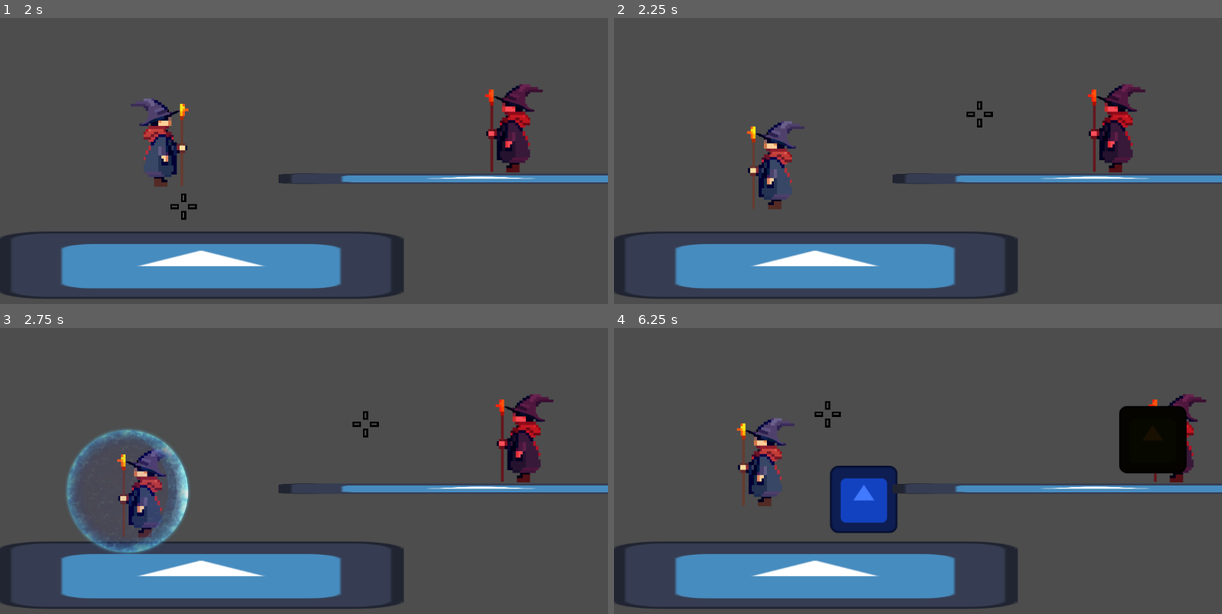
Above: before the commit, frames 1-4 (two rows, left to right).
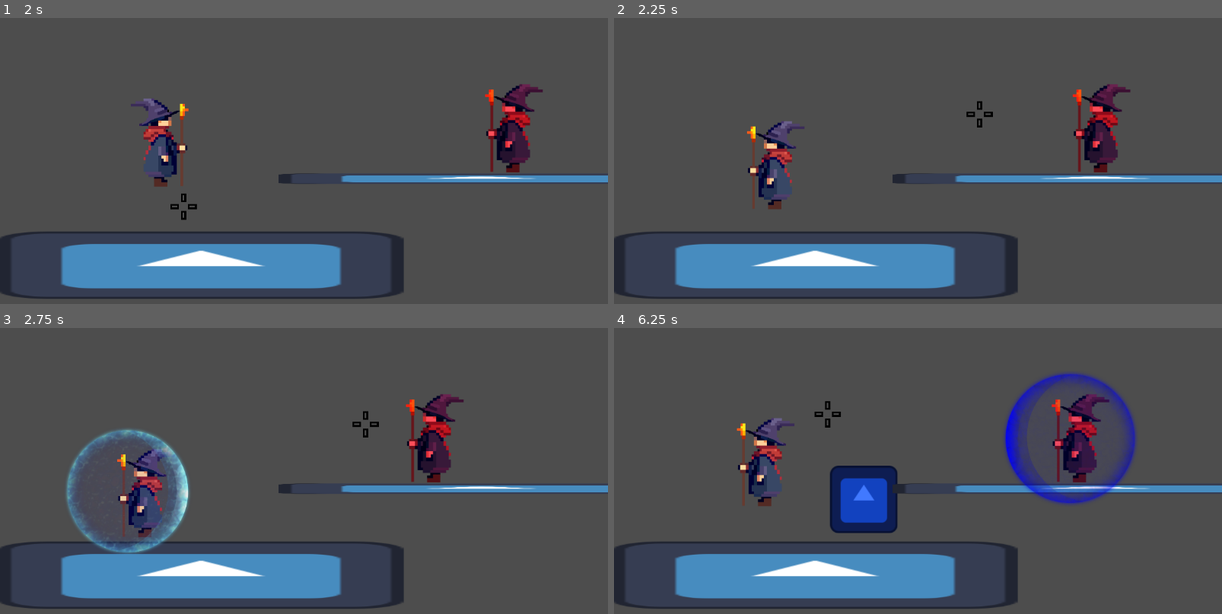
Above: after the commit, the same moments.

Repository: KyattPL/krolestwo-chorona
Game: Godot game, scene res://Scenes/TestLevel/test_level.tscn
Same seed, same stepped clock (60 frames per second), same inputs: the game is played once before the commit and once after it. The engine's default icon, where the game draws it, is replaced by a stand-in: a white triangle on a blue panel in a dark square.
Inputs (mouse positions are in pixels of both pictures, inside the frame that each line leads up to):
- Up to frame 1 (2 s): move the mouse to (437, 172) at 0.52 s; hold Shift (shield) 0.53-1.28 s; hold Right (move_right) from 0.53 s (still down); tap Space (jump) at 0.77, 1.52 s; move the mouse to (182, 206) at 1.27 s; tap 4 (select_earth) at 1.35 s; tap Shift (shield) at 1.55 s
- Up to frame 2 (2.25 s): move the mouse to (978, 112) at 2.02 s; release Right (move_right) at 2.03 s; hold Left (move_left) from 2.03 s (still down); hold Shift (shield) from 2.03 s (still down); tap 1 (select_fire) at 2.1 s
- Up to frame 3 (2.75 s): keep holding Left (move_left); keep holding Shift (shield)
- Up to frame 4 (6.25 s): move the mouse to (887, 568) at 2.77 s; release Left (move_left) at 2.78 s; release Shift (shield) at 2.78 s; hold Right (move_right) 2.78-4.28 s; tap 3 (select_lightning) at 2.85 s; tap Space (jump) at 3.02, 3.77, 4.52, 6.02 s; tap Shift (shield) at 3.05, 4.35, 5.85 s; move the mouse to (1100, 551) at 3.52 s; hold Shift (shield) 3.53-4.28 s; tap 2 (select_water) at 3.6 s; move the mouse to (735, 448) at 4.27 s; hold Left (move_left) 4.28-5.03 s; move the mouse to (948, 499) at 5.02 s; hold Right (move_right) 5.03-5.78 s; hold Shift (shield) 5.03-5.78 s; click (948, 499) at 5.1 s; move the mouse to (826, 413) at 5.77 s; hold Left (move_left) from 5.78 s (still down)

Frame 1 is identical in both runs. In frame 2, 2.1% of the frame differs, in the area x 75-88%, y 23-54%; in frame 3, 3.1%; in frame 4, 7.2%, in the area x 64-98%, y 15-62%.

Commit message:
Basic Enemy's state machine is done

Diff:
--- a/Scenes/Enemy/enemy.gd
+++ b/Scenes/Enemy/enemy.gd
@@ -9,6 +9,9 @@
 var fightVelocity: float = 0.0
 var isShielded: bool = false
 
+
+enum SHIELD_TYPE { FIRE, WATER, LIGHTNING, EARTH }
+var currentShield: SHIELD_TYPE
 # PATROL - out of combat movement, FIGHT_MOVE - in combat with player tracking
 # SHIELD - put on shield animation, SHOOT - stand still and shoot animation
 enum STATE { PATROL, SHOOT, FIGHT_MOVE, SHIELD }
@@ -41,27 +44,45 @@
 
 func fight_move():
 	velocity.x = fightVelocity
+	if not $GroundRayCast.is_colliding() and is_on_floor():
+		velocity.x = 30 if facingLeft else -30
+
 	move_and_slide()
-	if not $GroundRayCast.is_colliding() and is_on_floor():
-		velocity.x = -fightVelocity
 
 func fight_move_change_velocity():
-	var sign = -1 if randf() < 0.5 else 1
-	fightVelocity = sign * randf_range(50, 100)
+	var velocitySign = -1 if randf() < 0.5 else 1
+	fightVelocity = velocitySign * randf_range(50, 100)
 
 func shield():
-	pass
+	var randomShield = randi_range(1, 4)
+	match randomShield:
+		1:
+			$Shield.modulate = Color.RED
+			currentShield = SHIELD_TYPE.FIRE
+		2:
+			$Shield.modulate = Color.BLUE
+			currentShield = SHIELD_TYPE.WATER
+		3:
+			$Shield.modulate = Color.YELLOW
+			currentShield = SHIELD_TYPE.LIGHTNING
+		_:
+			$Shield.modulate = Color.GREEN
+			currentShield = SHIELD_TYPE.EARTH
+	isShielded = true
+	$Shield.visible = true
 
 func detect_turn_around():
 	if not $GroundRayCast.is_colliding() and is_on_floor():
 		facingLeft = !facingLeft
 		scale.x = -scale.x
 
-func _on_player_detector_body_entered(body: CharacterBody2D):
+func _on_player_detector_body_entered(_body: CharacterBody2D):
+	currentState = STATE.FIGHT_MOVE
 	$StateChangeTimer.start()
+	$LoseAggroTimer.stop()
 
-func _on_player_detector_body_exited(body):
-	currentState = STATE.PATROL
+func _on_player_detector_body_exited(_body):
+	$LoseAggroTimer.start()
 
 func _on_state_change_timer_timeout():
 	var choice = randf()
@@ -75,3 +96,8 @@
 	else:
 		currentState = STATE.SHOOT
 		shoot()
+
+
+func _on_lose_aggro_timer_timeout():
+	currentState = STATE.PATROL
+	$StateChangeTimer.stop()
--- a/Scenes/Enemy/enemy.tscn
+++ b/Scenes/Enemy/enemy.tscn
@@ -1,14 +1,15 @@
-[gd_scene load_steps=6 format=3 uid="uid://cdni5b3n7ui7n"]
+[gd_scene load_steps=7 format=3 uid="uid://cdni5b3n7ui7n"]
 
 [ext_resource type="Texture2D" uid="uid://crlvi5r65wygj" path="res://Assets/wizard/wizard_pixels.png" id="1_5q0aa"]
 [ext_resource type="Script" path="res://Scenes/Enemy/enemy.gd" id="1_j26kl"]
 [ext_resource type="PackedScene" uid="uid://b4uprsp8koujh" path="res://Scenes/Enemy/enemy_basic_bullet.tscn" id="2_2vjwg"]
+[ext_resource type="Texture2D" uid="uid://cl8nfs5pcnn40" path="res://Assets/wizard/shield.png" id="4_or6bx"]
 
 [sub_resource type="RectangleShape2D" id="RectangleShape2D_cgjnm"]
 size = Vector2(103, 174)
 
 [sub_resource type="RectangleShape2D" id="RectangleShape2D_wbt2x"]
-size = Vector2(745, 272.5)
+size = Vector2(363.5, 272.5)
 
 [node name="Enemy" type="CharacterBody2D"]
 collision_layer = 8
@@ -33,7 +34,7 @@
 collision_layer = 0
 
 [node name="CollisionShape2D" type="CollisionShape2D" parent="PlayerDetector"]
-position = Vector2(411, -53)
+position = Vector2(220.25, -53)
 shape = SubResource("RectangleShape2D_wbt2x")
 
 [node name="AnimationPlayer" type="AnimationPlayer" parent="."]
@@ -41,6 +42,16 @@
 [node name="StateChangeTimer" type="Timer" parent="."]
 wait_time = 0.5
 
+[node name="LoseAggroTimer" type="Timer" parent="."]
+wait_time = 5.0
+one_shot = true
+
+[node name="Shield" type="Sprite2D" parent="."]
+visible = false
+scale = Vector2(0.476619, 0.476619)
+texture = ExtResource("4_or6bx")
+
 [connection signal="body_entered" from="PlayerDetector" to="." method="_on_player_detector_body_entered"]
 [connection signal="body_exited" from="PlayerDetector" to="." method="_on_player_detector_body_exited"]
 [connection signal="timeout" from="StateChangeTimer" to="." method="_on_state_change_timer_timeout"]
+[connection signal="timeout" from="LoseAggroTimer" to="." method="_on_lose_aggro_timer_timeout"]
